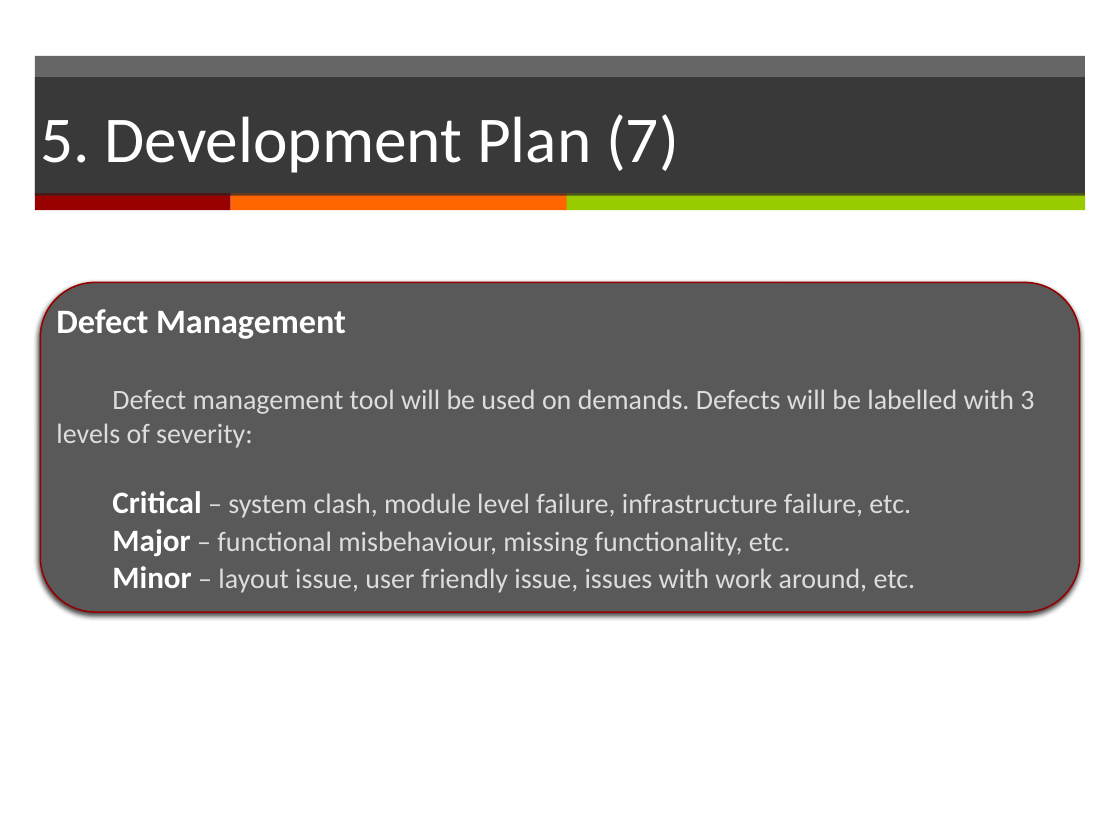
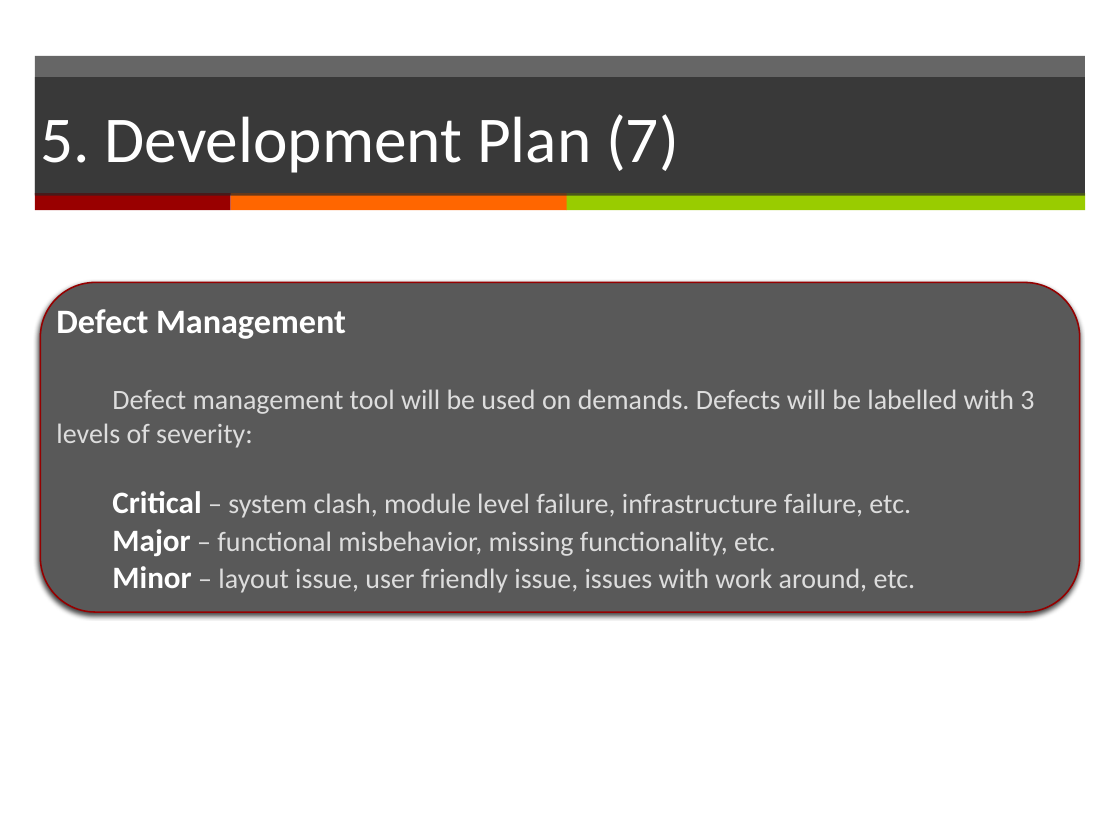
Before and after one commit to yadwinds/761_VEL, a slide deck: slide 13 of PCB/02 Plans & Actuals/2.1_Project Plan/Project Plan_(presentation)v0.1_Clay.pptx. Drawn at 1120x840 pixels with LibreOffice and Linux fonts; fonts in the diff are those of the drawing. Boxes give left, top, right and bottom in pixels: in the first picture for what was removed or moved away, otherwise in the second. Text is boxed around its words. In the diff, an @@ line names an element or a change of style, - is before the commit and + after.

```diff
--- a/PCB/02 Plans & Actuals/2.1_Project Plan/Project Plan_(presentation)v0.1_Clay.pptx
+++ b/PCB/02 Plans & Actuals/2.1_Project Plan/Project Plan_(presentation)v0.1_Clay.pptx
@@ text at [112, 529, 776, 556]: text changed @@
-    Major – functional misbehaviour, missing functionality, etc.
+    Major – functional misbehavior, missing functionality, etc.
```
Also in this commit, not shown: 2 other slides changed.
